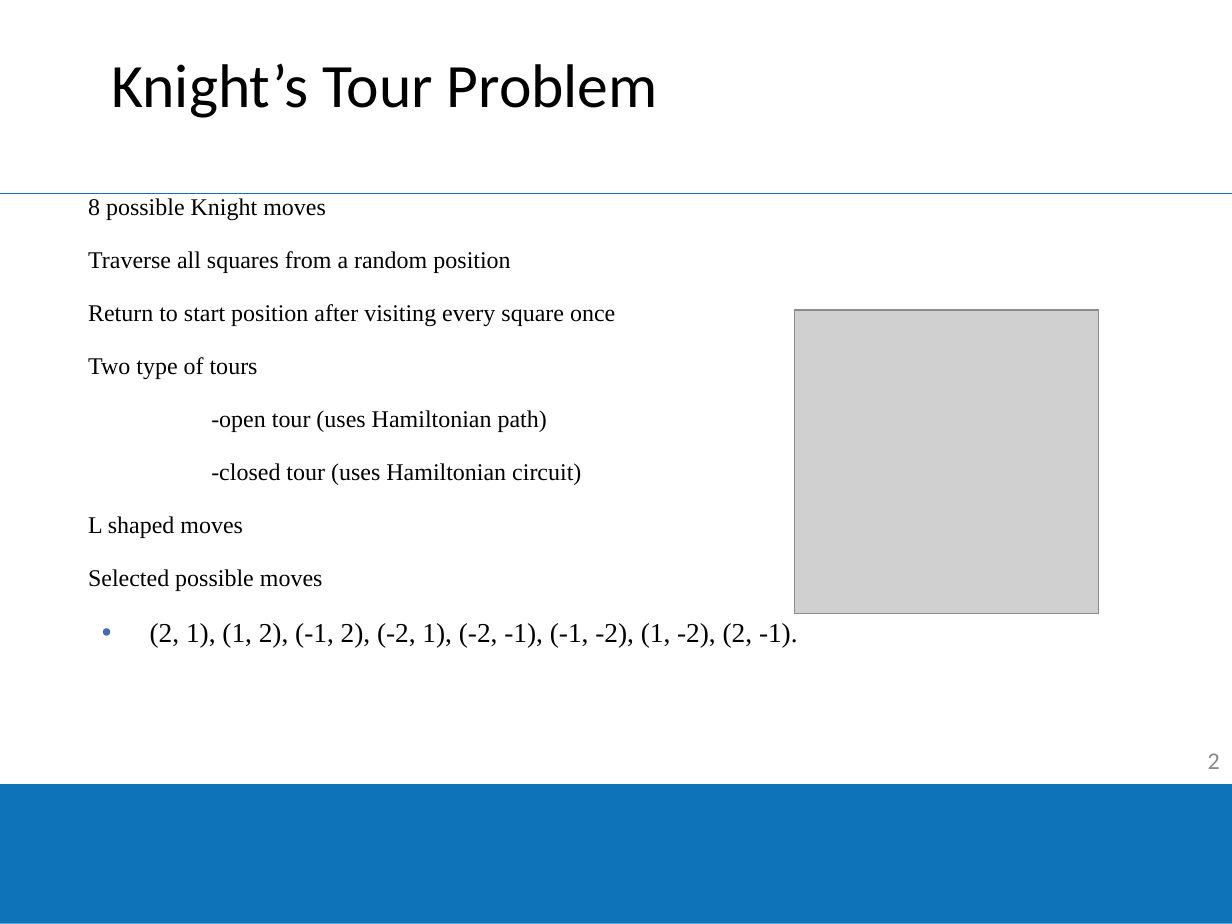
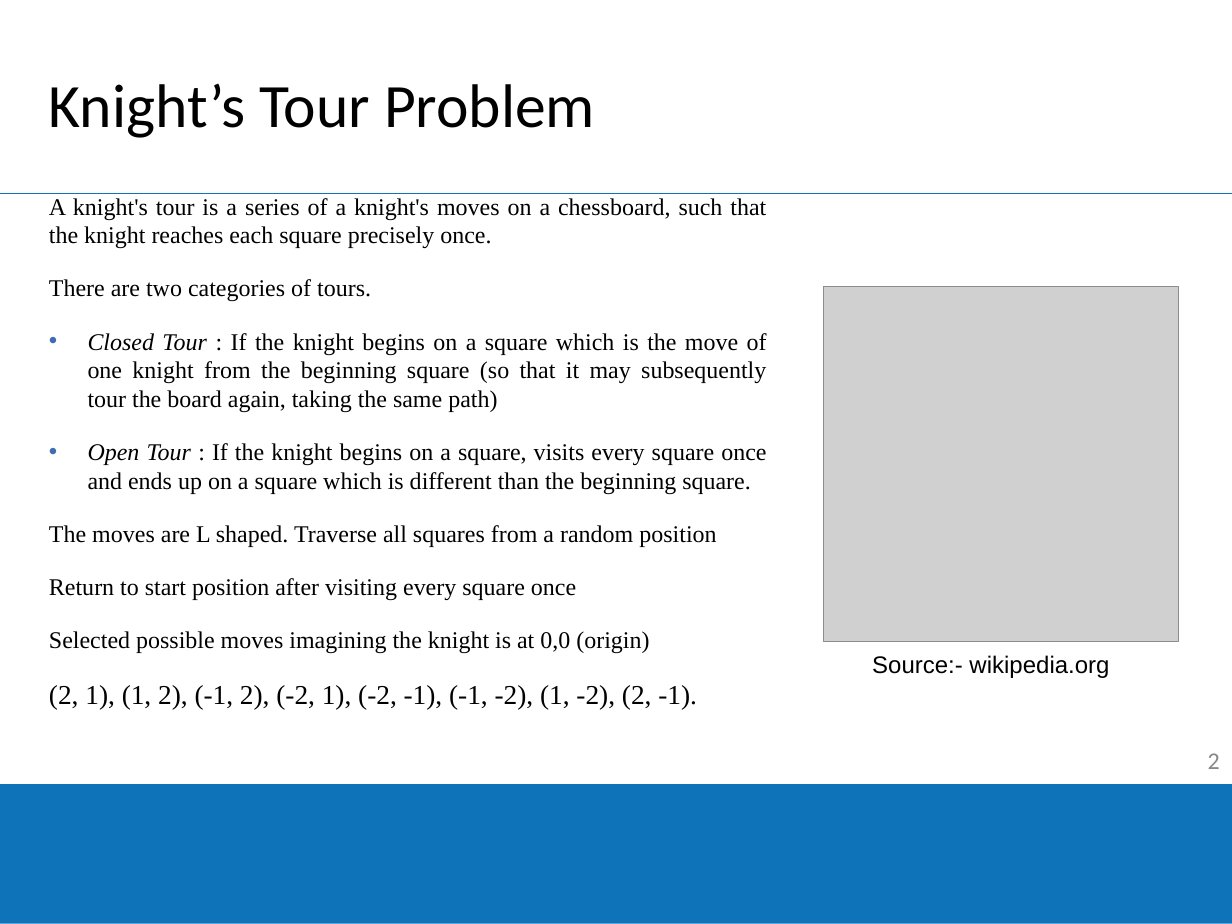
Before and after one commit to GithuJeevaSavy/Artificial-Intelligence, a slide deck: slide 2 of Artificial Intelligence Presentation.pptx. Drawn at 1232x924 pixels with LibreOffice and Linux fonts; fonts in the diff are those of the drawing; grey boxes stand for pictures; background and template pictures are left out. Boxes give left, top, right and bottom in pixels: in the first picture for what was removed or moved away, otherwise in the second. Text is boxed around its words. In the diff, an @@ line names an element or a change of style, - is before the commit and + after.

```diff
--- a/Artificial Intelligence Presentation.pptx
+++ b/Artificial Intelligence Presentation.pptx
@@ title "Knight’s Tour Problem": place and size @@
-title "Knight’s Tour Problem" at (112, 64, 658, 118)
+title "Knight’s Tour Problem" at (49, 84, 595, 138)
@@ text at (49, 198, 767, 547): text changed @@
-8 possible Knight moves
-Traverse all squares from a random position
+A knight's tour is a series of a knight's moves on a chessboard, such that the knight reaches each square precisely once.
+There are two categories of tours.
+• Closed Tour : If the knight begins on a square which is the move of one knight from the beginning square (so that it may subsequently tour the board again, taking the same path)
+• Open Tour : If the knight begins on a square, visits every square once and ends up on a square which is different than the beginning square.
+The moves are L shaped. Traverse all squares from a random position
@@ text "A knight's tour is a ...": place and size @@
-text "A knight's tour is a ..." at (88, 198, 798, 647)
+text "A knight's tour is a ..." at (49, 198, 767, 709)
@@ picture: place and size @@
-picture at (795, 310, 1099, 615)
+picture at (824, 286, 1179, 641)
@@ text at (49, 578, 697, 709): alignment left to justified; bullet • to none @@
@@ text at (49, 631, 649, 653): text changed @@
-Two type of tours
--open tour (uses Hamiltonian path)
--closed tour (uses Hamiltonian circuit)
-L shaped moves
-Selected possible moves
+Selected possible moves imagining the knight is at 0,0 (origin)
@@ text added at (872, 655, 1109, 678), 14 pt, text #000000 @@
+Source:- wikipedia.org
```
Also in this commit, not shown: 2 other slides changed.
